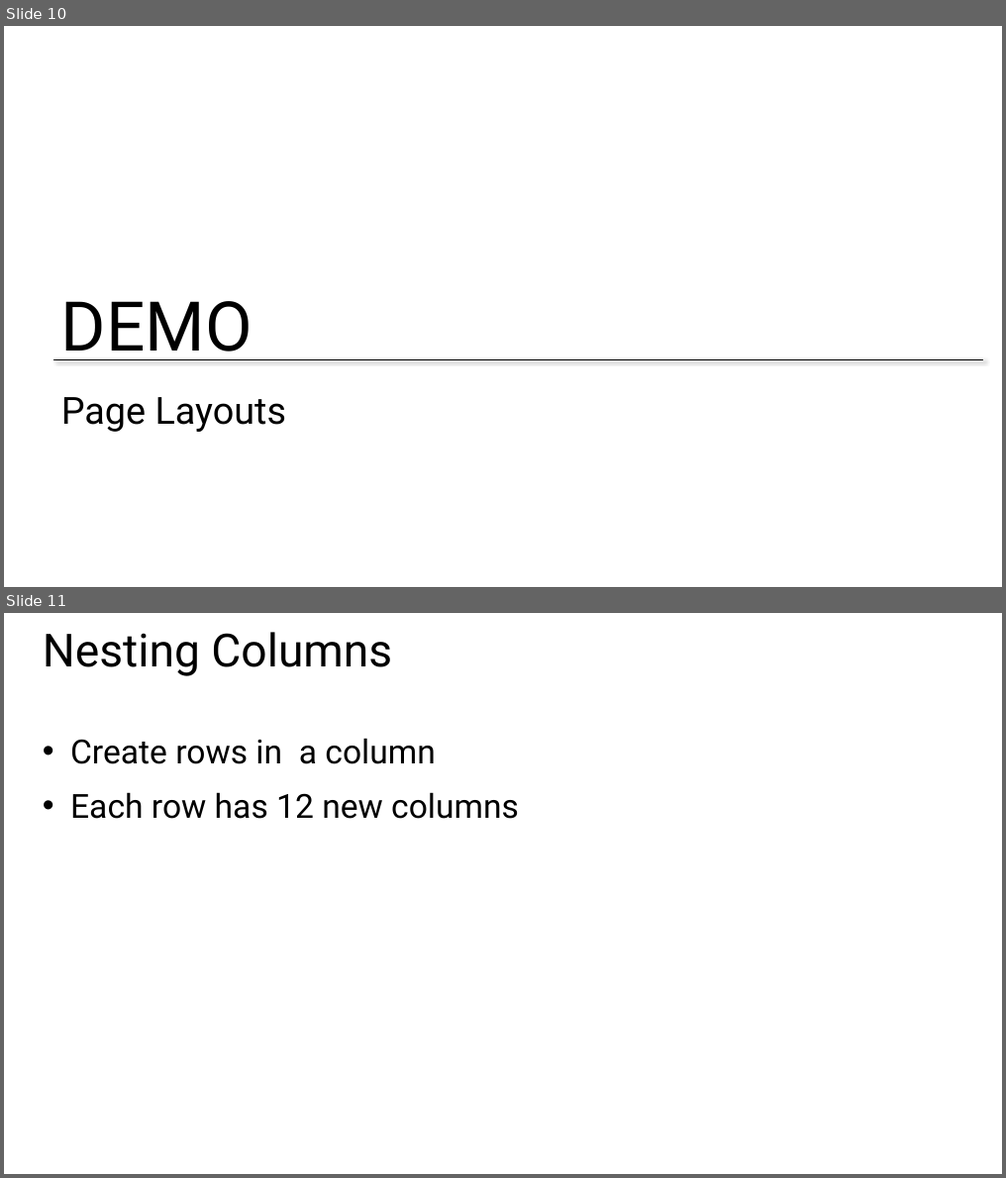
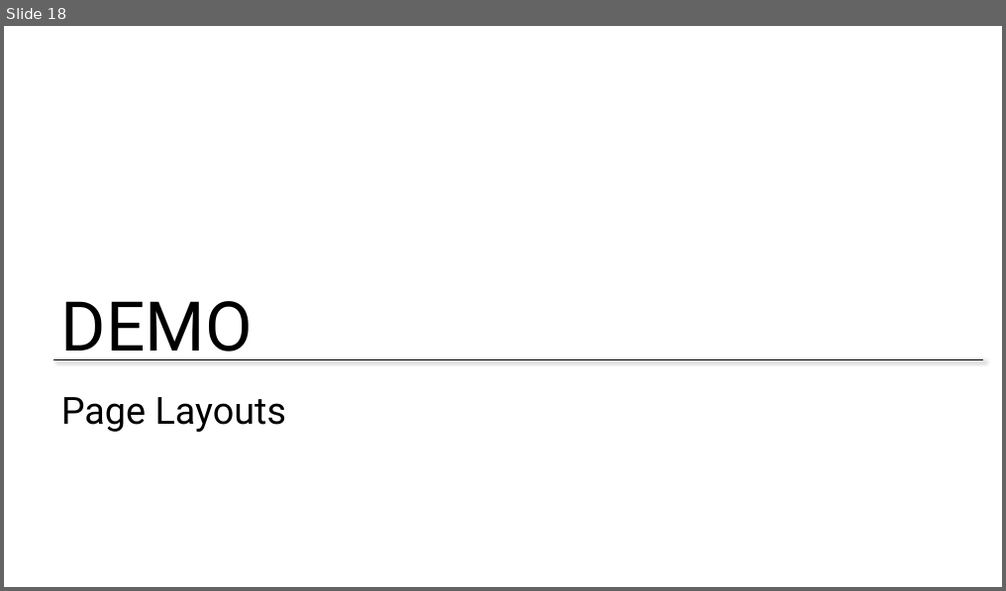
Before and after one commit to zmy/Bootstrap-edX, a slide deck: Slides/Week 1 - Part 2 - Page layout.pptx. Shown one above the other, each under a label of ours: slides 10 and 11 before the commit, slide 18 after it. The pictures are 1006x1178 and 1006x591 pixels, drawn with LibreOffice and Linux fonts; fonts in the diff are those of the drawing; background and template pictures are left out. Boxes give left, top, right and bottom in pixels: in the first picture for what was removed or moved away, otherwise in the second. Text is boxed around its words. In the diff, an @@ line names an element or a change of style, - is before the commit and + after.

```diff
--- a/Slides/Week 1 - Part 2 - Page layout.pptx
+++ b/Slides/Week 1 - Part 2 - Page layout.pptx
@@ slide 11 removed at <box>4,613,1002,1174</box>, background #FFFFFF @@
@@ title removed at <box>43,632,392,676</box> @@
-Nesting Columns
@@ text removed at <box>70,738,519,819</box> @@
-• Create rows in a column
-• Each row has 12 new columns
@@ what was slide 10 is now slide 18 @@
```
Also in this commit, not shown: 1 slide changed, 9 slides added, 6 other slides removed, 3 other files.
